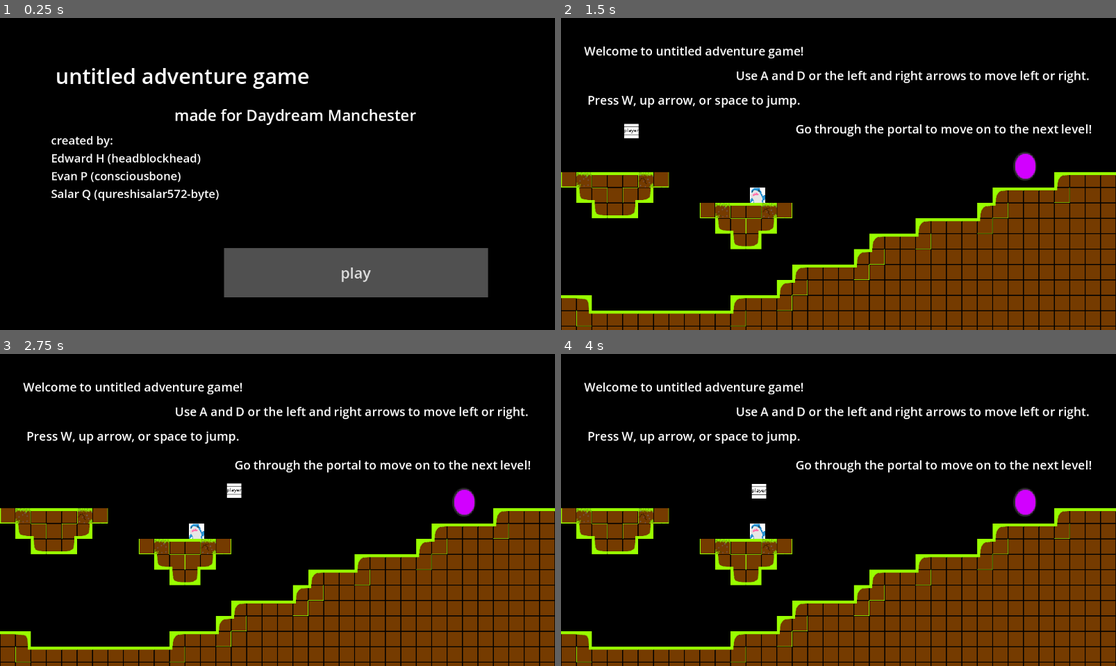
Above: before the commit, frames 1-4 (two rows, left to right).
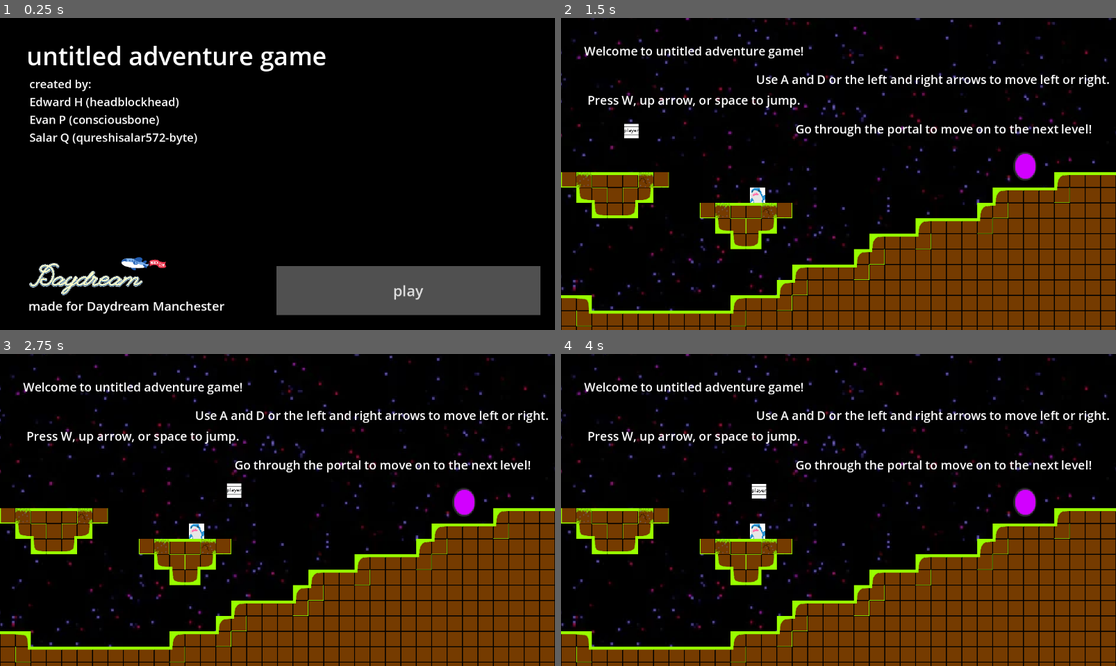
Above: after the commit, the same moments.

Repository: headblockhead/daydream-manchester
Game: Godot game, scene res://TitleScreen/title_screen.tscn
Two runs of this game, one before a commit and one after it. Both use one fixed random seed, a clock stepped at 60 frames per second and the inputs below.
Inputs:
- Up to frame 1 (0.25 s): no input
- Up to frame 2 (1.5 s): click "play" at 0.5 s; tap W at 1.25 s; hold Right (right) from 1.28 s (still down)
- Up to frame 3 (2.75 s): keep holding Right (right); tap Up (jump) at 1.52, 2.27 s; tap W at 2 s
- Up to frame 4 (4 s): tap W at 2.75, 3.5 s; release Right (right) at 2.78 s; hold Left (left) 2.78-3.53 s; hold Right (right) from 3.53 s (still down); tap Up (jump) at 3.77 s

The runs differ from the first frame. In frame 1, 14% of the frame differs, in the area x 5-98%, y 8-96%; in frame 2, 3.3%; in frame 3, 3.3%; in frame 4, 3.3%.

Commit message:
redesign title screen, add bg

Diff:
--- a/TitleScreen/title_screen.tscn
+++ b/TitleScreen/title_screen.tscn
@@ -1,6 +1,8 @@
-[gd_scene load_steps=3 format=3 uid="uid://dwqbpjn7sk2r4"]
+[gd_scene load_steps=5 format=3 uid="uid://dwqbpjn7sk2r4"]
 
 [ext_resource type="Script" uid="uid://bmn2wi2uadrln" path="res://TitleScreen.gd" id="1_3obt4"]
+[ext_resource type="Texture2D" uid="uid://dpilxijxj1bx8" path="res://TitleScreen/flag-plane.png" id="2_ux371"]
+[ext_resource type="Texture2D" uid="uid://b2d0lv8a8bwct" path="res://TitleScreen/daydream.png" id="3_2e2ej"]
 
 [sub_resource type="StyleBoxFlat" id="StyleBoxFlat_3obt4"]
 bg_color = Color(0.31431612, 0.31431612, 0.31431603, 1)
@@ -14,22 +16,40 @@
 grow_vertical = 2
 script = ExtResource("1_3obt4")
 
+[node name="TextureRect2" type="TextureRect" parent="."]
+layout_mode = 0
+offset_left = 243.0
+offset_top = 482.0
+offset_right = 351.33594
+offset_bottom = 543.0
+texture = ExtResource("2_ux371")
+expand_mode = 1
+
+[node name="TextureRect" type="TextureRect" parent="."]
+layout_mode = 0
+offset_left = 61.0
+offset_top = 509.0
+offset_right = 295.80176
+offset_bottom = 576.0
+texture = ExtResource("3_2e2ej")
+expand_mode = 1
+
 [node name="StartButton" type="Button" parent="."]
 layout_mode = 0
-offset_left = 465.0
-offset_top = 478.0
-offset_right = 1013.0
-offset_bottom = 580.0
+offset_left = 574.0
+offset_top = 515.0
+offset_right = 1122.0
+offset_bottom = 617.0
 theme_override_font_sizes/font_size = 31
 theme_override_styles/normal = SubResource("StyleBoxFlat_3obt4")
 text = "play"
 
 [node name="InfoLabel2" type="Label" parent="."]
 layout_mode = 0
-offset_left = 106.0
-offset_top = 237.0
-offset_right = 455.0
-offset_bottom = 382.0
+offset_left = 61.0
+offset_top = 120.0
+offset_right = 410.0
+offset_bottom = 265.0
 theme_override_font_sizes/font_size = 24
 text = "created by:
 Edward H (headblockhead)
@@ -38,20 +58,20 @@
 
 [node name="InfoLabel1" type="Label" parent="."]
 layout_mode = 0
-offset_left = 362.0
-offset_top = 179.0
-offset_right = 864.0
-offset_bottom = 224.0
-theme_override_font_sizes/font_size = 32
+offset_left = 59.0
+offset_top = 580.0
+offset_right = 466.0
+offset_bottom = 616.0
+theme_override_font_sizes/font_size = 26
 text = "made for Daydream Manchester"
 
 [node name="TitleLabel" type="Label" parent="."]
 layout_mode = 0
-offset_left = 115.0
-offset_top = 89.0
-offset_right = 643.0
-offset_bottom = 150.0
-theme_override_font_sizes/font_size = 44
+offset_left = 55.0
+offset_top = 42.0
+offset_right = 678.0
+offset_bottom = 114.0
+theme_override_font_sizes/font_size = 52
 text = "untitled adventure game"
 
 [connection signal="pressed" from="StartButton" to="." method="_on_start_button_pressed"]
--- a/world0.tscn
+++ b/world0.tscn
@@ -1,9 +1,10 @@
-[gd_scene load_steps=7 format=4 uid="uid://ckudr8chj1kgo"]
-
+[gd_scene load_steps=8 format=4 uid="uid://ckudr8chj1kgo"]
+
+[ext_resource type="Texture2D" uid="uid://d2y5q0wjtdvg0" path="res://BACKGTOUND.png" id="1_mbvbo"]
 [ext_resource type="Texture2D" uid="uid://barm63frdlcir" path="res://tileset.png" id="1_nxx1f"]
 [ext_resource type="PackedScene" uid="uid://corge3g4cu8iw" path="res://player.tscn" id="2_luep3"]
-[ext_resource type="PackedScene" uid="uid://duxiutacar2iy" path="res://friend.tscn" id="3_1rg5t"]
-[ext_resource type="PackedScene" uid="uid://dof5o4jaeea7i" path="res://portal.tscn" id="4_vvokv"]
+[ext_resource type="PackedScene" path="res://friend.tscn" id="3_1rg5t"]
+[ext_resource type="PackedScene" path="res://portal.tscn" id="4_vvokv"]
 
 [sub_resource type="TileSetAtlasSource" id="TileSetAtlasSource_onrkg"]
 resource_name = "terrain"
@@ -393,8 +394,15 @@
 terrain_set_0/terrain_0/color = Color(0.5, 0.34375, 0.25, 1)
 sources/1 = SubResource("TileSetAtlasSource_onrkg")
 
-[node name="Node2D" type="Node2D"]
+[node name="Node2D2" type="Node2D"]
 texture_filter = 1
+
+[node name="TextureRect" type="TextureRect" parent="."]
+offset_left = -19.0
+offset_top = -16.0
+offset_right = 1157.0
+offset_bottom = 665.0
+texture = ExtResource("1_mbvbo")
 
 [node name="Node2D" parent="." instance=ExtResource("2_luep3")]
 position = Vector2(86, 266)
@@ -411,14 +419,17 @@
 offset_top = 51.0
 offset_right = 340.0
 offset_bottom = 74.0
+theme_override_colors/font_color = Color(1, 1, 1, 1)
+theme_override_colors/font_outline_color = Color(0, 0, 0, 1)
 theme_override_font_sizes/font_size = 25
 text = "Welcome to untitled adventure game!"
 
 [node name="InfoLabel2" type="Label" parent="."]
-offset_left = 363.0
-offset_top = 102.0
-offset_right = 1097.0
-offset_bottom = 137.0
+offset_left = 405.0
+offset_top = 110.0
+offset_right = 1139.0
+offset_bottom = 145.0
+theme_override_colors/font_outline_color = Color(0, 0, 0, 1)
 theme_override_font_sizes/font_size = 25
 text = "Use A and D or the left and right arrows to move left or right."
 
Binary file added: BACKGTOUND.png
Not shown, added: BACKGTOUND.png.import
Binary file added: TitleScreen/daydream.png
Not shown, added: TitleScreen/daydream.png.import
Binary file added: TitleScreen/flag-plane.png
Not shown, added: TitleScreen/flag-plane.png.import
